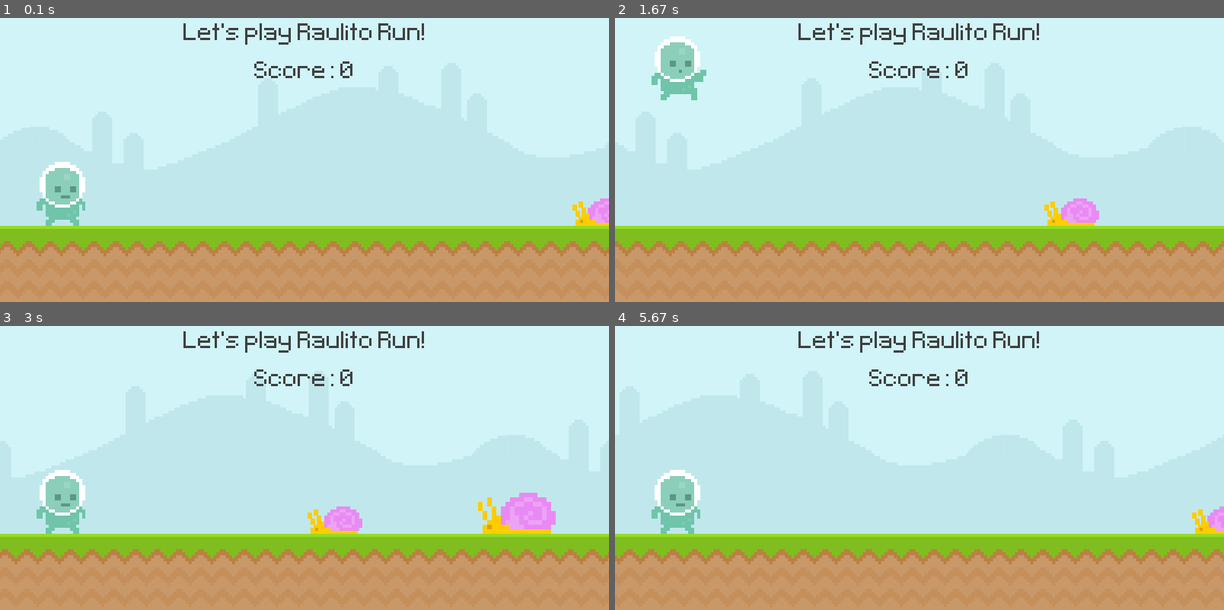
Above: before the commit, frames 1-4 (two rows, left to right).
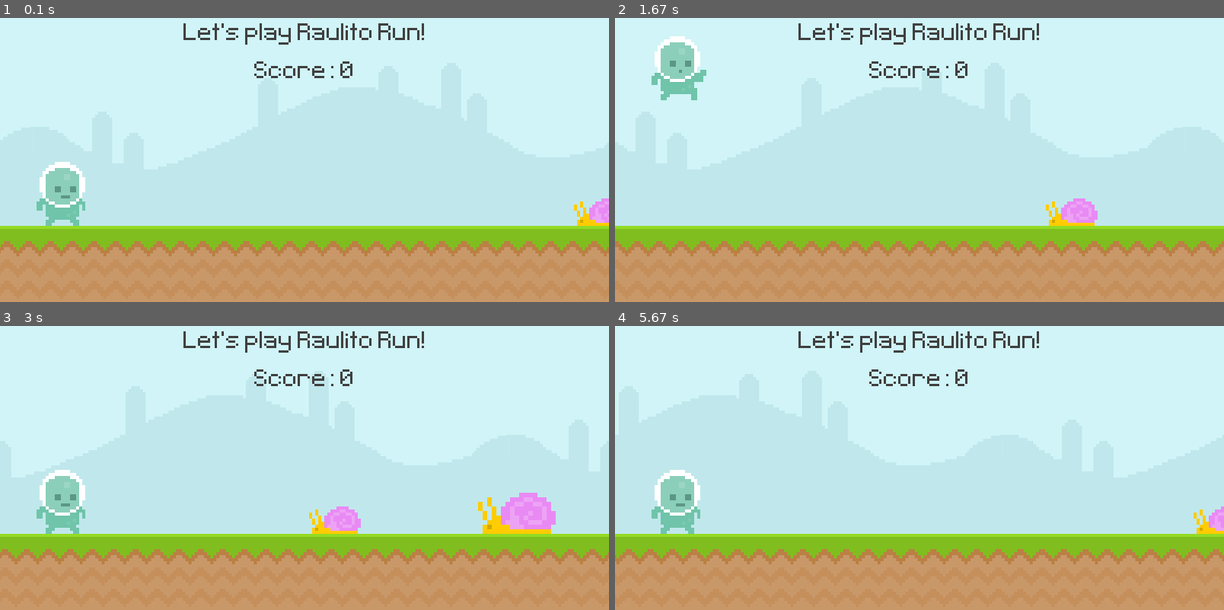
Above: after the commit, the same moments.

Repository: jm4ch4do/py_game_mario
Game: pygame game, started from scenes/level_001.py
Same seed, same stepped clock (60 frames per second), same inputs: the game is played once before the commit and once after it.
Inputs:
- Up to frame 1 (0.1 s): no input
- Up to frame 2 (1.67 s): tap Space at 0.33 s
- Up to frame 3 (3 s): no input
- Up to frame 4 (5.67 s): tap Space at 3.3, 3.6, 3.8, 4.2, 4.5, 5.27, 5.57 s

The runs differ from the first frame. In frame 1, less than 0.1% of the frame differs, in the area x 94-99%, y 63-74%; in frame 2, less than 0.1%; in frame 3, less than 0.1%; in frame 4, 0.6%, in the area x 0-100%, y 63-84%.

Commit message:
feat: adds treasure as win condition

Diff:
--- a/data/actor_map.json
+++ b/data/actor_map.json
@@ -24,6 +24,12 @@
             "type": "Snail",
             "time": 10000,
             "scale": 2
+        },
+        {
+            "type": "Treasure",
+            "time": 12000,
+            "scale": 1
         }
+
     ]
 }
--- a/data/image_paths.json
+++ b/data/image_paths.json
@@ -4,9 +4,12 @@
     "player_jump": "assets/images/player/jump.png",
     "player_stand": "assets/images/player/stand.png",
     "player_hit": "assets/images/player/hit.png",
+    "player_happy": "assets/images/player/happy.png",
     "snail_1": "assets/images/enemies/snail_1.png",
     "snail_2": "assets/images/enemies/snail_2.png",
     "window_icon": "assets/images/background/icon.png",
     "sky": "assets/images/background/sky.png",
-    "surface": "assets/images/background/surface.png"
+    "surface": "assets/images/background/surface.png",
+    "treasure": "assets/images/objects/treasure.png",
+    "treasure_opened": "assets/images/objects/treasure_opened.png"
 }
--- a/scenes/level_001.py
+++ b/scenes/level_001.py
@@ -17,7 +17,6 @@
     player = _pyg.sprite.GroupSingle()
     player.add(_pla.Player(world=world, status=status))
     enemy_manager = _act.Spawner(world=world, status=status, player=player)
-    enemy_manager.spawn_snail()
 
     return status, score, player, enemy_manager
 
@@ -42,8 +41,10 @@
     world.background.draw(screen), score.draw(screen)
 
     if not status.gameover:
-        enemy_manager.update(), player.update(screen)
-    enemy_manager.draw(screen), player.draw(screen)
+        enemy_manager.update()
+    enemy_manager.draw(screen)
+
+    player.update(screen), player.draw(screen)
 
     _pyg.display.update()
     clock.tick(60)
--- a/src/actors.py
+++ b/src/actors.py
@@ -15,6 +15,7 @@
         self.actor_index = 0
         self.actor_types = {
             "Snail": Snail,
+            "Treasure": Treasure,
         }
 
     def spawn_from_map(self):
@@ -44,22 +45,15 @@
         )
         self.actors.add(actor)
 
-    def spawn_snail(self, scale=1):
-        snail = Snail(
-            world=self.world,
-            status=self.status,
-            player=self.player,
-            react_to_event=self.react_to_event,
-            scale=scale,
-        )
-        self.actors.add(snail)
-
     def react_to_event(self, event, actor):
         if event == "leaving":
-            new_scale = actor.scale * actor.scale_inc
             self.actors.remove(actor)
-        if event == "hits_player":
+        elif event == "hits_player":
             self.status.gameover = True
+        elif event == "found":
+            if isinstance(actor, Treasure):
+                self.status.gameover = True
+                self.status.victory = True
 
     def update(self):
         self.spawn_from_map()
@@ -70,7 +64,6 @@
 
 
 class Snail(_pyg.sprite.Sprite):
-    scale_inc = 1.2
 
     def __init__(self, world, status, player, react_to_event, scale=1):
         super().__init__()
@@ -117,3 +110,42 @@
         if self.rect.x < self.player.sprite.rect.x and not self.got_point_yet:
             self.got_point_yet = True
             self.status.score += 1
+
+
+class Treasure(_pyg.sprite.Sprite):
+
+    def __init__(self, world, status, player, react_to_event, scale=1):
+        super().__init__()
+        self.world, self.status, self.player = world, status, player
+        self.react_to_event = react_to_event
+        self.scale = scale
+        self.animations = ["treasure", "treasure_opened"]
+        self.speed = 1
+        self.is_open = False
+        self.image = self.select_image(self.animations[0])
+        self.rect = self.image.get_rect(midbottom=(world.screen_max_x, world.ground))
+
+    def move_forward(self):
+        self.rect.x -= self.speed
+        return True if self.rect.right <= 0 else False
+
+    def animate(self):
+        index = 1 if self.is_open else 0
+        self.image = self.select_image(self.animations[index])
+
+    def select_image(self, ref=0):
+        return _utils.scale_image(ref, self.scale).convert_alpha()
+
+    def update(self):
+        is_out_of_screen = self.move_forward()
+        if is_out_of_screen:
+            self.react_to_event("leaving", self)
+        self.animate()
+        self.report_hitting_player()
+
+    def report_hitting_player(self):
+
+        if _utils.deep_collision(self.rect, self.player.sprite.rect):
+            self.is_open = True
+            self.animate()
+            self.react_to_event("found", self)
--- a/src/player.py
+++ b/src/player.py
@@ -16,6 +16,7 @@
             "jump": _utils.load_image("player_jump").convert_alpha(),
             "stand": _utils.load_image("player_stand").convert_alpha(),
             "hit": _utils.load_image("player_hit").convert_alpha(),
+            "happy": _utils.load_image("player_happy").convert_alpha(),
         }
         self.jump_force = -6
 
@@ -36,6 +37,10 @@
             if self.rect.bottom >= self.world.ground:
                 self.gravity = self.jump_force
 
+    def victory_jump(self):
+        if self.rect.bottom >= self.world.ground:
+            self.gravity = self.jump_force / 3
+
     def apply_gravity(self):
         self.rect.y += self.gravity
         if self.rect.bottom >= self.world.ground:
@@ -45,7 +50,10 @@
             self.gravity += self.gravity_inc
 
     def animate(self):
-        if self.status.gameover:
+        if self.status.victory:
+            self.image = self.images["happy"]
+            self.victory_jump()
+        elif self.status.gameover:
             self.image = self.images["hit"]
         elif self.rect.bottom < self.world.ground:
             self.image = self.images["jump"]
--- a/src/status.py
+++ b/src/status.py
@@ -7,6 +7,7 @@
 
     def __init__(self):
         self.gameover = False
+        self.victory = False
         self.score = 0
         self.start_time = _pyg.time.get_ticks()
 
Binary file added: assets/images/objects/treasure.png
Binary file added: assets/images/objects/treasure_basic.png
Binary file added: assets/images/objects/treasure_opened.png
Binary file added: assets/images/objects/treasure_opened_basic.png
Binary file added: assets/images/player/happy.png
